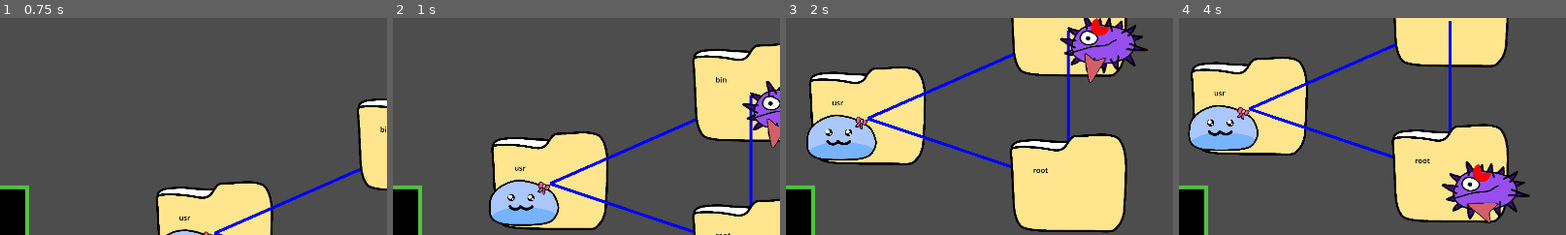
Above: before the commit, frames 1-4 (left to right).
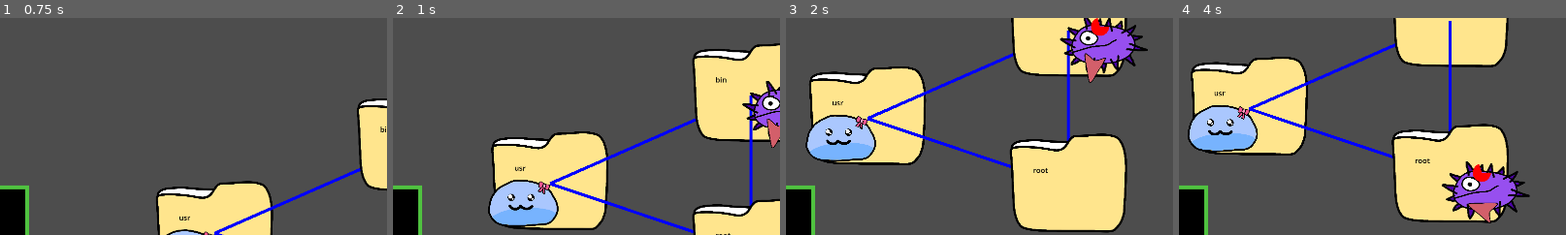
Above: after the commit, the same moments.

Repository: rhycha/G_A-SE_Project-Posixion
Game: Godot game, scene res://main_menu.tscn
Two runs of this game, one before a commit and one after it. Both use one fixed random seed, a clock stepped at 60 frames per second and the inputs below.
Inputs (mouse positions are % of the whole screen's width and height, from its top left):
- Up to frame 1 (0.75 s): click "Level 1" at 0.5 s
- Up to frame 2 (1 s): no input
- Up to frame 3 (2 s): click (27, 94) at 1.27 s; type "usr" at 1.35 s
- Up to frame 4 (4 s): type "bin" at 2 s; type "root" at 2.75 s; tap Enter at 3.5, 3.6 s
The pictures show only the part of the screen within x 44-94%, y 24-74%; the shares and areas given below are measured in that part.

Frame 1 is identical in both runs. In frame 2, 0.6% of the frame differs, in the area x 24-44%, y 74-97%; in frame 3, 0.5%; in frame 4, 0.5%.

Commit message:
Added path sprites

Diff:
--- a/Source/main_menu.tscn
+++ b/Source/main_menu.tscn
@@ -74,7 +74,7 @@
 scale = Vector2(0.468519, 0.468519)
 sprite_frames = SubResource("SpriteFrames_h7kq4")
 autoplay = "default"
-frame_progress = 0.650792
+frame_progress = 0.852619
 
 [connection signal="pressed" from="level1" to="." method="_on_level_1_pressed"]
 [connection signal="pressed" from="level2" to="." method="_on_level_2_pressed"]
--- a/Source/player/player.tscn
+++ b/Source/player/player.tscn
@@ -44,7 +44,7 @@
 sprite_frames = SubResource("SpriteFrames_rfoxh")
 animation = &"new_animation"
 autoplay = "new_animation"
-frame_progress = 0.802957
+frame_progress = 0.708272
 
 [node name="Camera2D" type="Camera2D" parent="."]
 position = Vector2(0, -2)
Binary file added: Source/UI/folder_lines/Paths/Path1.png
Not shown, added: Source/UI/folder_lines/Paths/Path1.png.import
Binary file added: Source/UI/folder_lines/Paths/Path1_L.png
Not shown, added: Source/UI/folder_lines/Paths/Path1_L.png.import
Binary file added: Source/UI/folder_lines/Paths/Path1_LR.png
Not shown, added: Source/UI/folder_lines/Paths/Path1_LR.png.import
Binary file added: Source/UI/folder_lines/Paths/Path1_R.png
Not shown, added: Source/UI/folder_lines/Paths/Path1_R.png.import
Binary file added: Source/UI/folder_lines/Paths/Path2.png
Not shown, added: Source/UI/folder_lines/Paths/Path2.png.import
Binary file added: Source/UI/folder_lines/Paths/Path2_L.png
Not shown, added: Source/UI/folder_lines/Paths/Path2_L.png.import
(and 28 more such lines)
